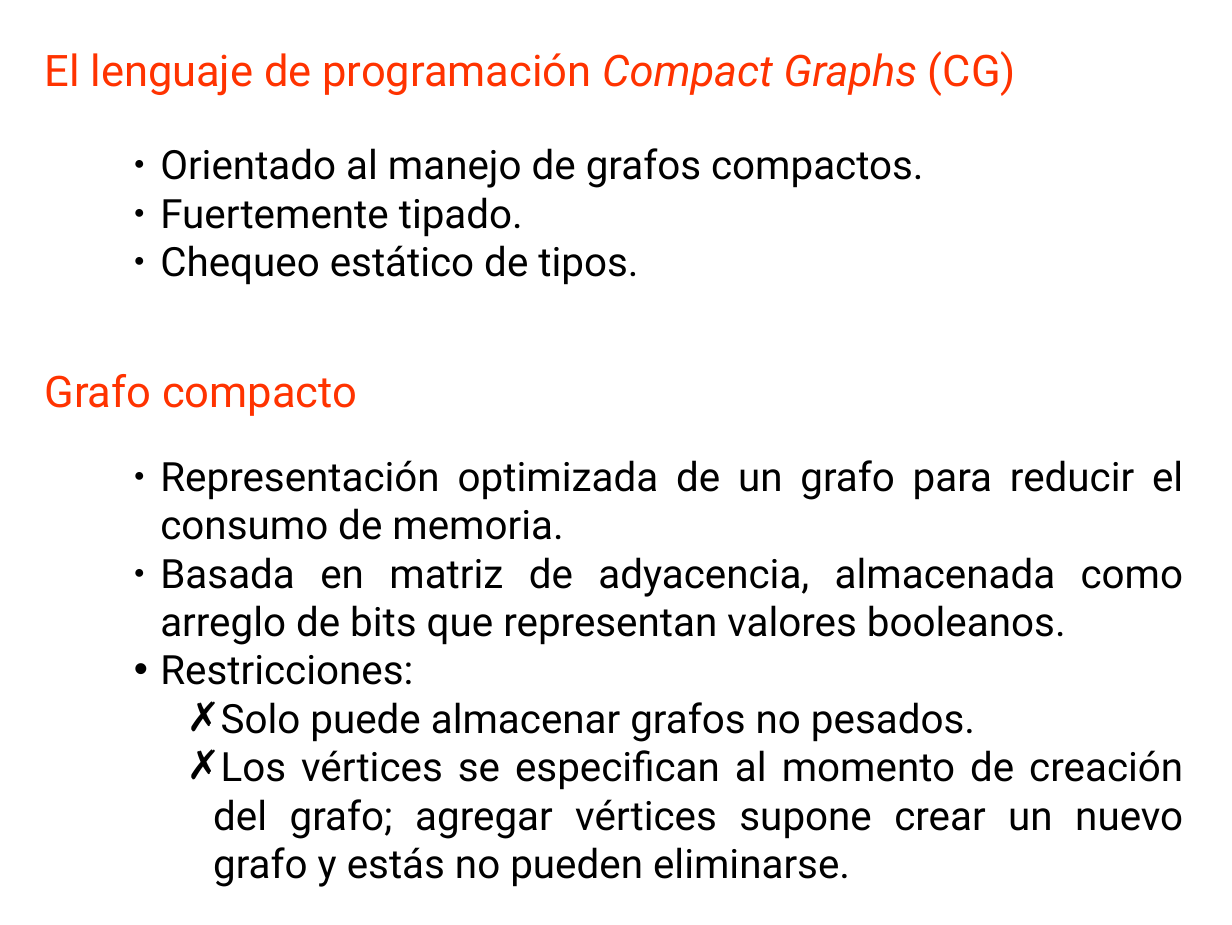
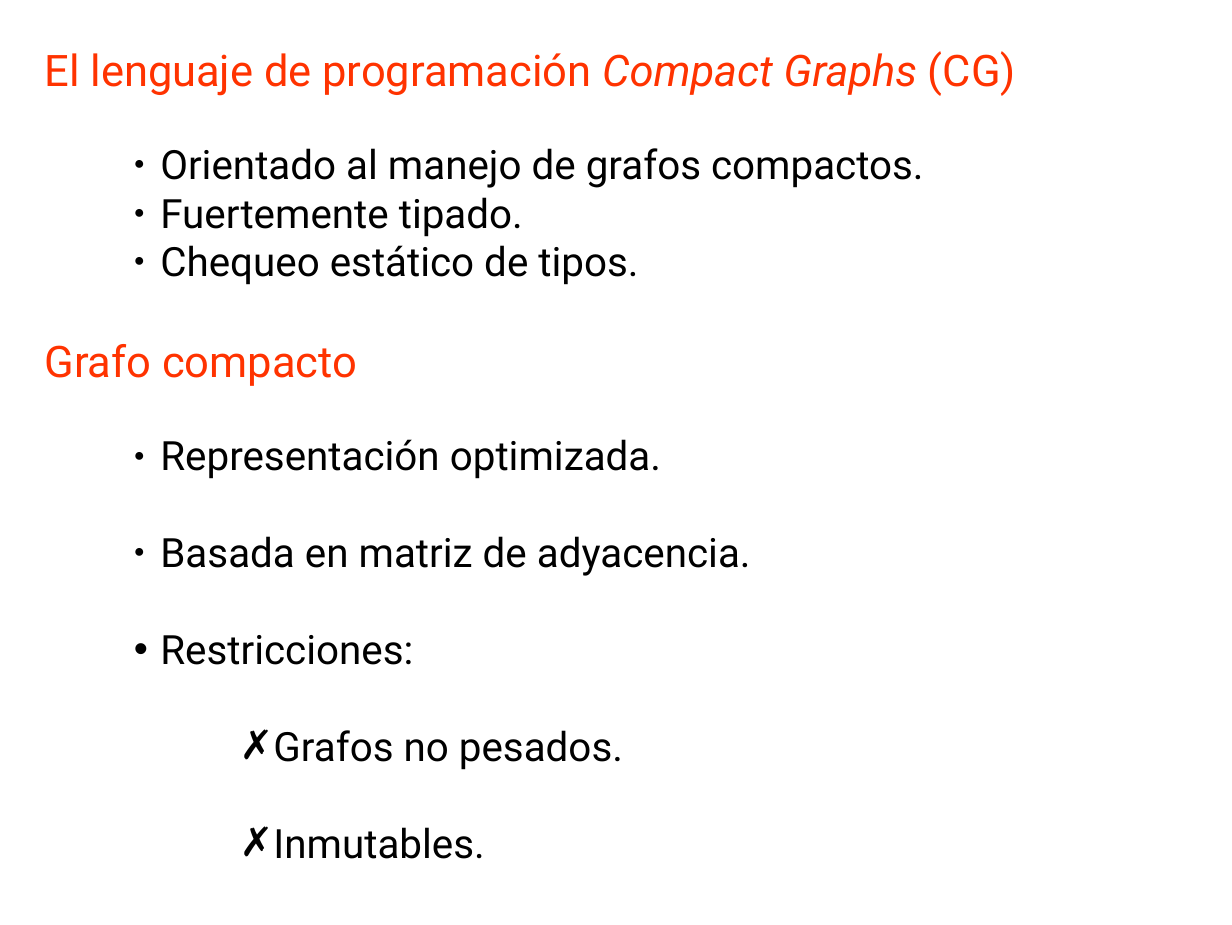
Before and after one commit to GAPM/cg, a slide deck: slide 11 of doc/CG.odp (slide 12 before the commit). Drawn at 1232x925 pixels with LibreOffice and Linux fonts; fonts in the diff are those of the drawing. Boxes give left, top, right and bottom in pixels: in the first picture for what was removed or moved away, otherwise in the second. Text is boxed around its words. In the diff, an @@ line names an element or a change of style, - is before the commit and + after.

Commit message:
Presentation update

```diff
--- a/doc/CG.odp
+++ b/doc/CG.odp
@@ text "Grafo compacto": place and size @@
-text "Grafo compacto" at box(44, 374, 357, 416)
+text "Grafo compacto" at box(44, 344, 357, 386)
@@ text "Representación optimizada.": place and size @@
-text "Representación optimizada." at box(160, 460, 1184, 887)
+text "Representación optimizada." at box(160, 439, 751, 859)
@@ text at box(160, 439, 751, 576): text changed @@
-● Representación optimizada de un grafo para reducir el consumo de memoria.
-● Basada en matriz de adyacencia, almacenada como arreglo de bits que representan valores booleanos.
+● Representación optimizada.
+● Basada en matriz de adyacencia.
@@ text at box(273, 730, 623, 859): text changed @@
-    ✗ Solo puede almacenar grafos no pesados.
-    ✗ Los vértices se especifican al momento de creación del grafo; agregar vértices supone crear un nuevo grafo y estás no pueden eliminarse.
+        ✗ Grafos no pesados.
+        ✗ Inmutables.
```
Also in this commit, not shown: 11 other slides changed, 1 slide added, 6 slides removed.
